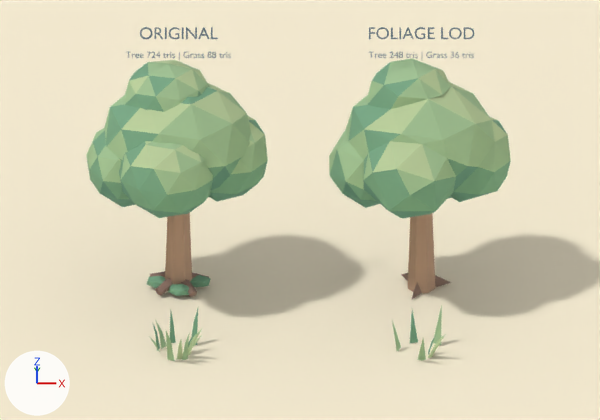
The Blender file art/johto/source/foliage-lod.blend: old version first, new version second.
Both versions are drawn from the file's camera 'Camera'. Every picture has the same lights, and +X, +Y and +Z are marked at lower left. The first picture is the older version.

Names of what the first picture shows: 'Broad grounded root', 'Broad grounded root.001', 'Broad grounded root.002', 'Continuous six-lobe crown, hidden faces removed', 'Seven-sided warm trunk', 'Warm studio floor', 'tree__leaf reference', 'tree__leaf_dark reference', 'tree__leaf_gold reference', 'tree__leaf_light reference', 'tree__timber reference', 'tree__timber_light reference' and 12 more.
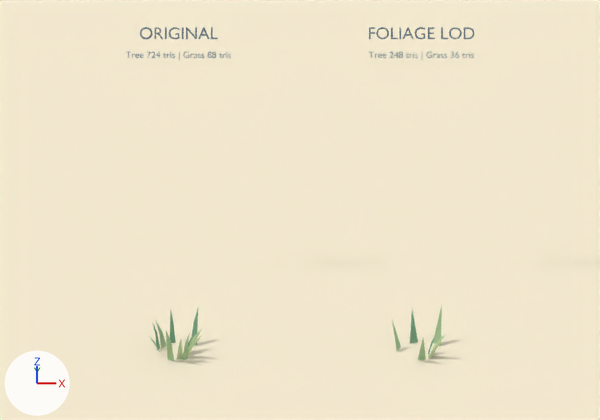
Scene script edits in JSON lines:
```json
{"op": "remove", "block": "ob_continuous_six_lobe_crown__hidden_faces_removed", "code": ["ob_continuous_six_lobe_crown__hidden_faces_removed = bpy.data.objects.new('Continuous six-lobe crown, hidden faces removed', me_icosphere_010)", "ob_continuous_six_lobe_crown__hidden_faces_removed.location = (1.7, 0.4, 0.0)"]}
{"op": "remove", "block": "ob_seven_sided_warm_trunk", "code": ["ob_seven_sided_warm_trunk = bpy.data.objects.new('Seven-sided warm trunk', me_cone_009)", "ob_seven_sided_warm_trunk.location = (1.7, 0.4, 0.0)"]}
{"op": "remove", "block": "ob_broad_grounded_root", "code": ["ob_broad_grounded_root = bpy.data.objects.new('Broad grounded root', me_broad_grounded_root)", "ob_broad_grounded_root.location = (1.7, 0.4, 0.0)"]}
{"op": "remove", "block": "ob_broad_grounded_root_001", "code": ["ob_broad_grounded_root_001 = bpy.data.objects.new('Broad grounded root.001', me_broad_grounded_root_001)", "ob_broad_grounded_root_001.location = (1.7, 0.4, 0.0)"]}
{"op": "remove", "block": "ob_broad_grounded_root_002", "code": ["ob_broad_grounded_root_002 = bpy.data.objects.new('Broad grounded root.002', me_broad_grounded_root_002)", "ob_broad_grounded_root_002.location = (1.7, 0.4, 0.0)"]}
{"op": "remove", "block": "ob_tree__leaf_reference", "code": ["ob_tree__leaf_reference = bpy.data.objects.new('tree__leaf reference', me_tree__leaf_reference)", "ob_tree__leaf_reference.location = (-1.7, 0.4, 0.0)"]}
{"op": "remove", "block": "ob_tree__leaf_dark_reference", "code": ["ob_tree__leaf_dark_reference = bpy.data.objects.new('tree__leaf_dark reference', me_tree__leaf_dark_reference)", "ob_tree__leaf_dark_reference.location = (-1.7, 0.4, 0.0)"]}
{"op": "remove", "block": "ob_tree__leaf_gold_reference", "code": ["ob_tree__leaf_gold_reference = bpy.data.objects.new('tree__leaf_gold reference', me_tree__leaf_gold_reference)", "ob_tree__leaf_gold_reference.location = (-1.7, 0.4, 0.0)"]}
{"op": "remove", "block": "ob_tree__leaf_light_reference", "code": ["ob_tree__leaf_light_reference = bpy.data.objects.new('tree__leaf_light reference', me_tree__leaf_light_reference)", "ob_tree__leaf_light_reference.location = (-1.7, 0.4, 0.0)"]}
{"op": "remove", "block": "ob_tree__timber_reference", "code": ["ob_tree__timber_reference = bpy.data.objects.new('tree__timber reference', me_tree__timber_reference)", "ob_tree__timber_reference.location = (-1.7, 0.4, 0.0)"]}
{"op": "remove", "block": "ob_tree__timber_light_reference", "code": ["ob_tree__timber_light_reference = bpy.data.objects.new('tree__timber_light reference', me_tree__timber_light_reference)", "ob_tree__timber_light_reference.location = (-1.7, 0.4, 0.0)"]}
```

What differs and where, as boxes [x1, y1, x2, y2] in the pictures (600 x 420 px):
```json
{"object": "Continuous six-lobe crown, hidden faces removed", "change": "deleted", "before": [329, 58, 511, 218]}
{"object": "tree__leaf_light reference", "change": "deleted", "before": [86, 61, 268, 195]}
{"object": "tree__leaf reference", "change": "deleted", "before": [87, 62, 268, 296], "on screen": "green"}
{"object": "tree__leaf_gold reference", "change": "deleted", "before": [119, 60, 265, 173], "on screen": "green"}
{"object": "Seven-sided warm trunk", "change": "deleted", "before": [408, 214, 435, 293], "on screen": "beige"}
{"object": "tree__timber_light reference", "change": "deleted", "before": [165, 213, 192, 291], "on screen": "beige"}
{"object": "tree__leaf_dark reference", "change": "deleted", "before": [100, 166, 257, 218]}
{"object": "tree__timber reference", "change": "deleted", "before": [150, 271, 209, 297]}
{"object": "Broad grounded root", "change": "deleted", "before": [435, 275, 451, 287], "on screen": "mostly hidden"}
{"object": "Broad grounded root.002", "change": "deleted", "before": [412, 282, 422, 299]}
{"object": "Broad grounded root.001", "change": "deleted", "before": [401, 273, 408, 281], "on screen": "mostly hidden"}
```
